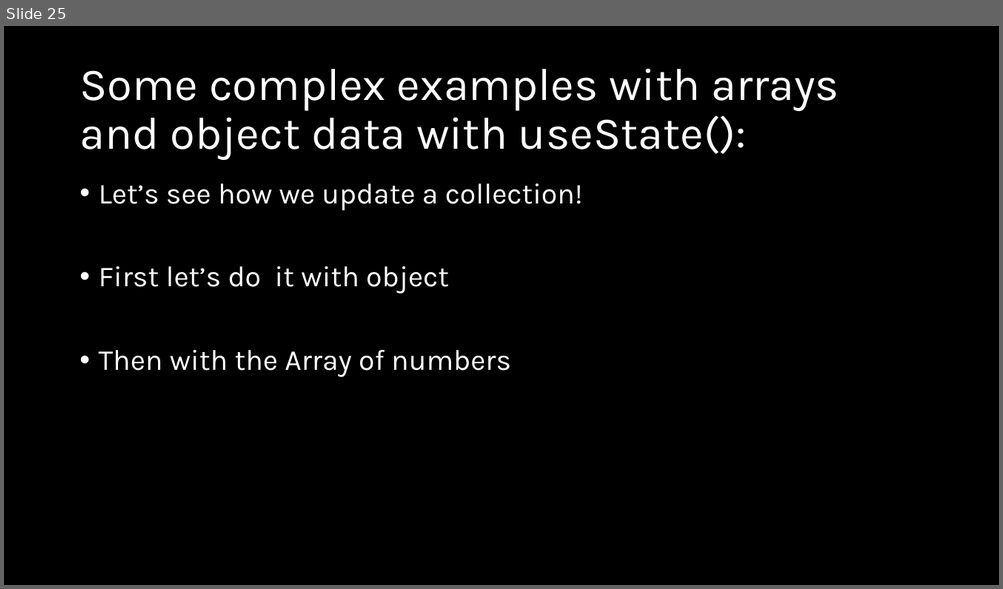
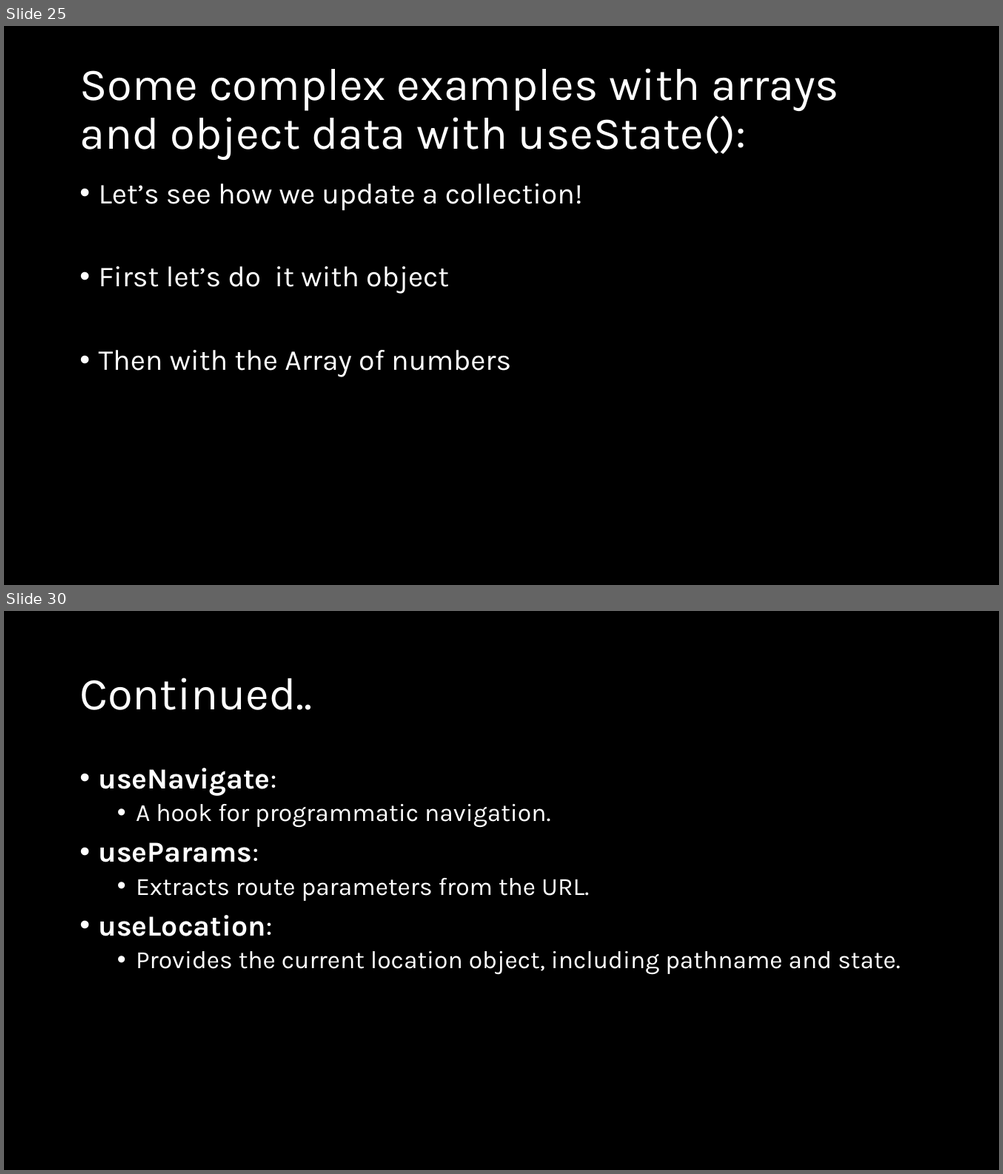
Before and after one commit to natiquekeyin/fall2024, a slide deck: JavaScript/Week10/Week10.pptx. Shown one above the other, each under a label of ours: slide 25 before the commit, slides 25 and 30 after it; the slides between them are not shown. The pictures are 1003x589 and 1003x1174 pixels, drawn with LibreOffice and Linux fonts; fonts in the diff are those of the drawing. Boxes give left, top, right and bottom in pixels: in the first picture for what was removed or moved away, otherwise in the second. Text is boxed around its words. In the diff, an @@ line names an element or a change of style, - is before the commit and + after.

```diff
--- a/JavaScript/Week10/Week10.pptx
+++ b/JavaScript/Week10/Week10.pptx
@@ slide 30 added at [4, 611, 999, 1170], background #000000 @@
@@ title added at [79, 678, 312, 710], 44 pt, text #FFFFFF @@
+Continued..
@@ text added at [99, 768, 900, 975], 24 pt, text #FFFFFF @@
+• useNavigate:
+  • A hook for programmatic navigation.
+• useParams:
+  • Extracts route parameters from the URL.
+• useLocation:
+  • Provides the current location object, including pathname and state.
```
Also in this commit, not shown: 9 other slides added, 4 other files.
